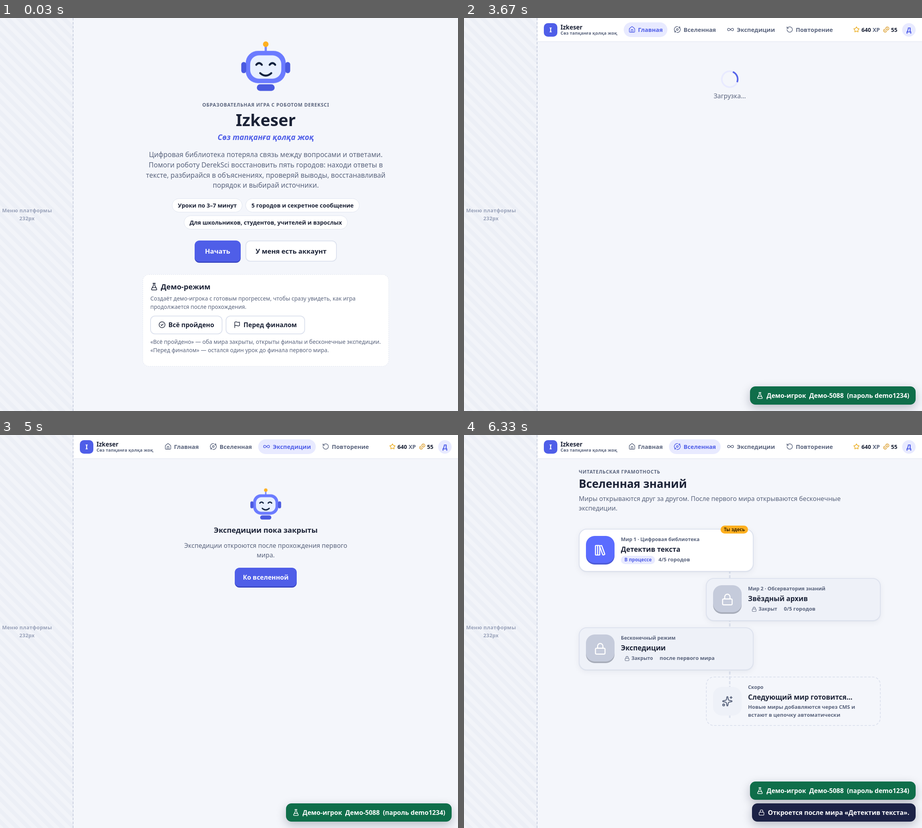
Above: before the commit, frames 1-4 (two rows, left to right).
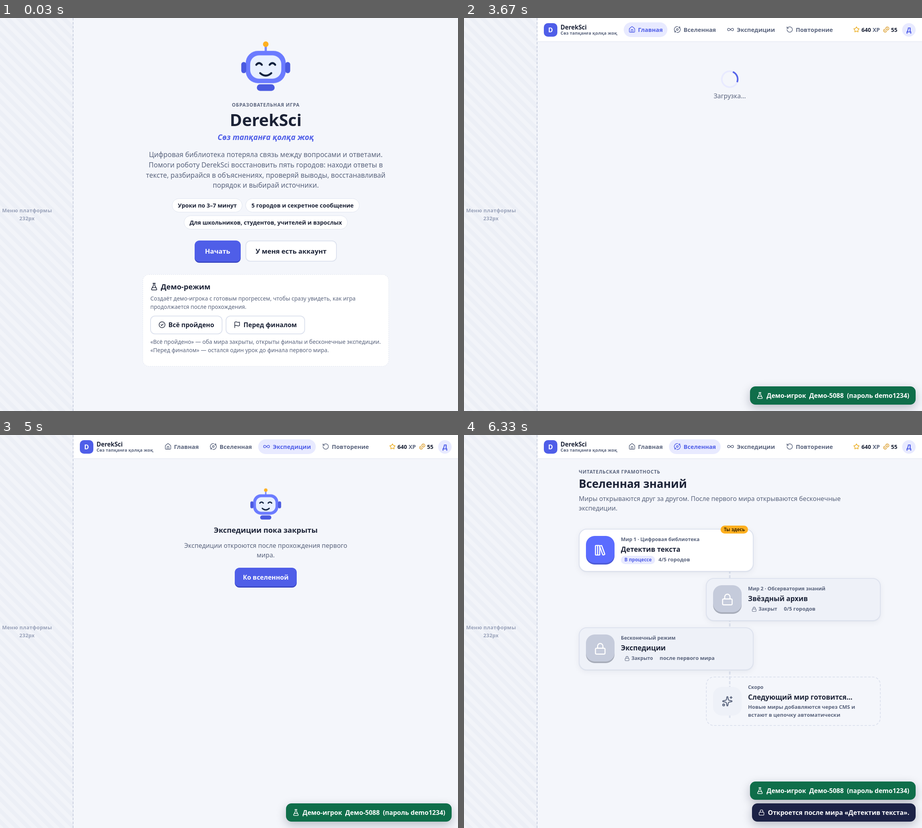
Above: after the commit, the same moments.

Repository: Madi4ar/dereksci-game
Game: browser game, page index.html
Two runs of this game, one before a commit and one after it. Both use one fixed random seed, a clock stepped at 60 frames per second and the inputs below.
Inputs:
- Up to frame 1 (0.03 s): no input
- Up to frame 2 (3.67 s): click "Начать" at 0.27 s; click "Войти" at 1.27 s; tap Enter at 1.52 s; click "Назад" at 2.02 s; click "Перед финалом" at 2.77 s; click "I Izkeser Сөз тапқанға қолқа …" (after the commit: "D DerekSci Сөз тапқанға қолқа…") at 3.52 s
- Up to frame 3 (5 s): click "Экспедиции" at 4.27 s
- Up to frame 4 (6.33 s): click "Ко вселенной" at 5.02 s; click "Мир 2 · Обсерватория знаний З…" at 5.77 s

The runs differ from the first frame. In frame 1, 0.4% of the frame differs, in the area x 44-72%, y 21-28%; in frame 2, less than 0.1%; in frame 3, less than 0.1%; in frame 4, less than 0.1%.

Commit message:
Название игры: DerekSci

Diff:
--- a/index.html
+++ b/index.html
@@ -3,8 +3,8 @@
 <head>
   <meta charset="utf-8">
   <meta name="viewport" content="width=device-width, initial-scale=1, viewport-fit=cover">
-  <title>Izkeser — Сөз тапқанға қолқа жоқ</title>
-  <meta name="description" content="Izkeser — образовательная игра с роботом DerekSci: читательская грамотность в коротких игровых уроках. Сөз тапқанға қолқа жоқ.">
+  <title>DerekSci — Сөз тапқанға қолқа жоқ</title>
+  <meta name="description" content="DerekSci — образовательная игра: читательская грамотность в коротких игровых уроках. Сөз тапқанға қолқа жоқ.">
   <link rel="preconnect" href="https://fonts.googleapis.com">
   <link rel="preconnect" href="https://fonts.gstatic.com" crossorigin>
   <link href="https://fonts.googleapis.com/css2?family=Nunito:wght@400;600;700;800;900&display=swap" rel="stylesheet">
@@ -23,9 +23,9 @@
     <div id="offline-banner" class="offline-banner" role="status" hidden>Нет подключения к интернету. Ответы отправятся, когда связь восстановится.</div>
 
     <header class="topbar">
-      <a class="brand" href="#/home" aria-label="Izkeser — на главную">
-        <span class="brand-logo" aria-hidden="true">I</span>
-        <span class="brand-text"><b>Izkeser</b><small lang="kk">Сөз тапқанға қолқа жоқ</small></span>
+      <a class="brand" href="#/home" aria-label="DerekSci — на главную">
+        <span class="brand-logo" aria-hidden="true">D</span>
+        <span class="brand-text"><b>DerekSci</b><small lang="kk">Сөз тапқанға қолқа жоқ</small></span>
       </a>
       <nav id="nav" class="topnav" aria-label="Разделы игры"></nav>
       <div class="topbar-right">
--- a/js/views/auth.js
+++ b/js/views/auth.js
@@ -7,8 +7,8 @@
     app.render(
       '<section class="welcome">' +
         '<div class="welcome-hero">' + ui.robot('happy', 140) + '</div>' +
-        '<p class="eyebrow">Образовательная игра с роботом DerekSci</p>' +
-        '<h1 class="welcome-title">Izkeser</h1>' +
+        '<p class="eyebrow">Образовательная игра</p>' +
+        '<h1 class="welcome-title">DerekSci</h1>' +
         '<p class="welcome-slogan" lang="kk">Сөз тапқанға қолқа жоқ</p>' +
         '<p class="welcome-lead">Цифровая библиотека потеряла связь между вопросами и ответами. Помоги роботу DerekSci восстановить пять городов: находи ответы в тексте, разбирайся в объяснениях, проверяй выводы, восстанавливай порядок и выбирай источники.</p>' +
         '<ul class="welcome-points"><li>Уроки по 3–7 минут</li><li>5 городов и секретное сообщение</li><li>Для школьников, студентов, учителей и взрослых</li></ul>' +
